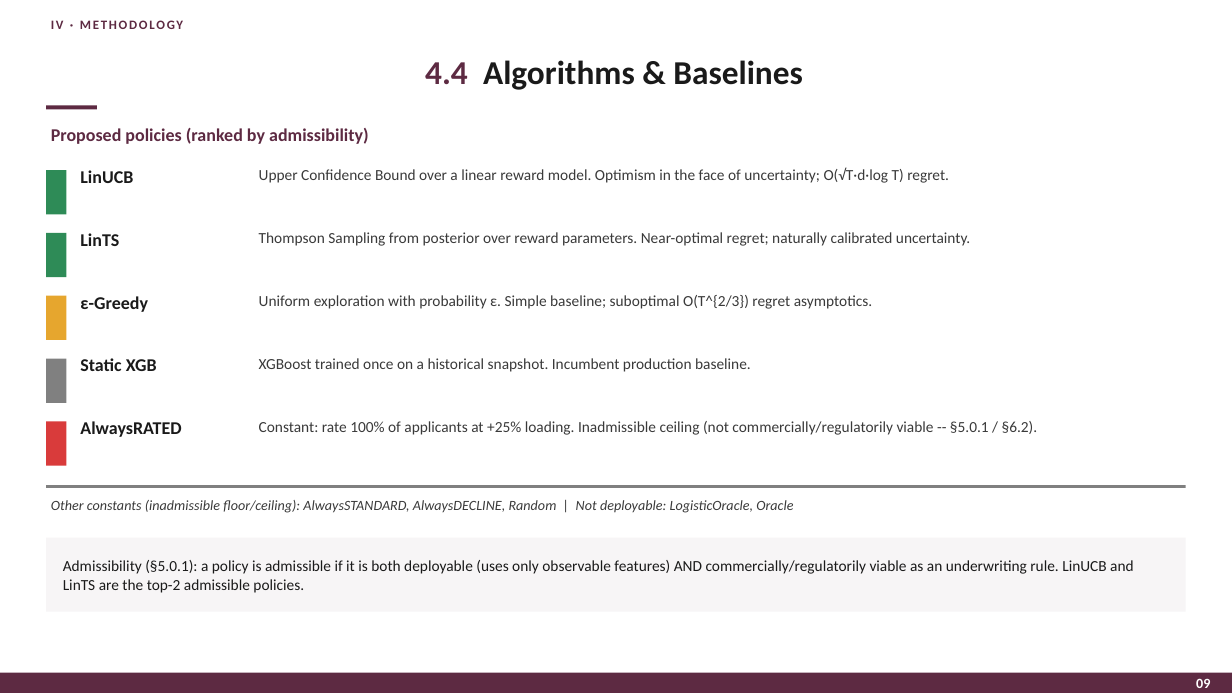
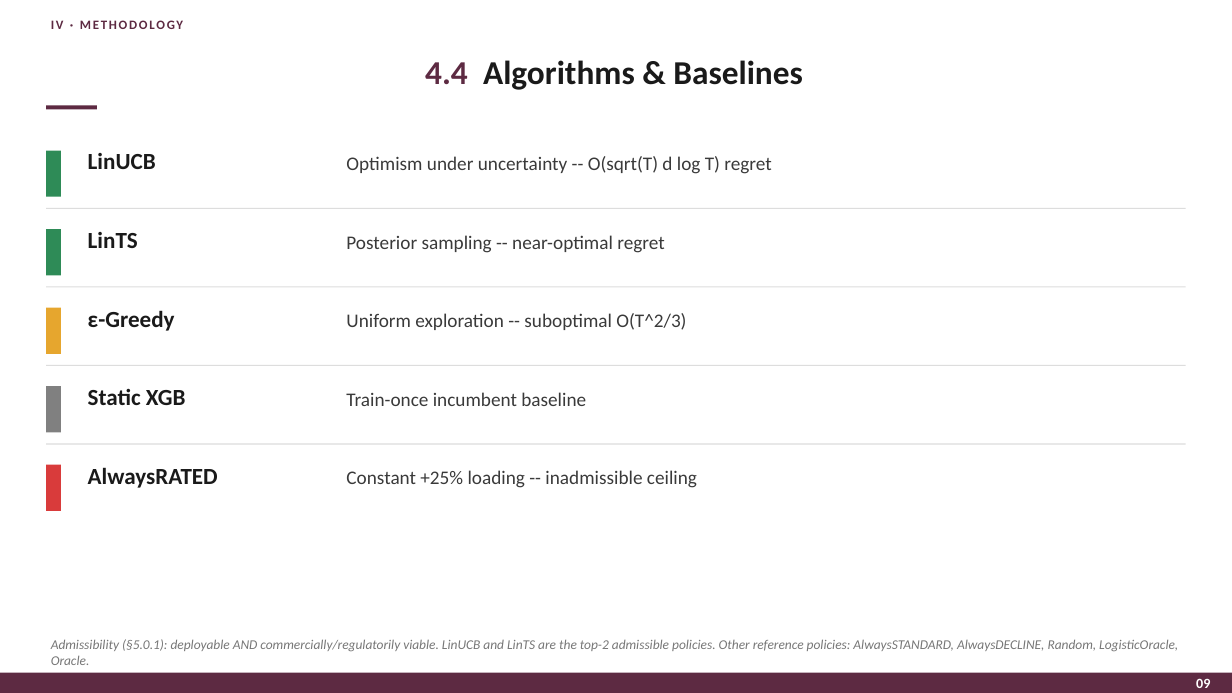
Before and after one commit to PolyTheML/DAC-UW-Thesis, a slide deck: slide 11 of thesis/health_rl/burgundy_defense_presentation.pptx. Drawn at 1232x693 pixels with LibreOffice and Linux fonts; fonts in the diff are those of the drawing. Boxes give left, top, right and bottom in pixels: in the first picture for what was removed or moved away, otherwise in the second. Text is boxed around its words. In the diff, an @@ line names an element or a change of style, - is before the commit and + after.

```diff
--- a/thesis/health_rl/burgundy_defense_presentation.pptx
+++ b/thesis/health_rl/burgundy_defense_presentation.pptx
@@ text removed at box(51, 128, 369, 144) @@
-Proposed policies (ranked by admissibility)
@@ text "LinUCB": place and size @@
-text "LinUCB" at box(80, 170, 133, 183)
+text "LinUCB" at box(88, 153, 156, 169)
@@ rectangle: place and size @@
-rectangle at box(46, 170, 67, 214)
+rectangle at box(46, 151, 61, 197)
@@ text at box(346, 156, 771, 174): text changed; size 12 to 15 pt @@
-Upper Confidence Bound over a linear reward model. Optimism in the face of uncertainty; O(√T·d·log T) regret.
+Optimism under uncertainty -- O(sqrt(T) d log T) regret
@@ rectangle added at box(46, 208, 1186, 209), fill #DDDDDD @@
@@ rectangle: place and size @@
-rectangle at box(46, 233, 67, 277)
+rectangle at box(46, 229, 61, 275)
@@ text "LinTS": place and size @@
-text "LinTS" at box(80, 233, 119, 246)
+text "LinTS" at box(88, 232, 138, 248)
@@ text at box(346, 235, 664, 253): text changed; size 12 to 15 pt @@
-Thompson Sampling from posterior over reward parameters. Near-optimal regret; naturally calibrated uncertainty.
+Posterior sampling -- near-optimal regret
@@ rectangle added at box(46, 287, 1186, 287), fill #DDDDDD @@
@@ rectangle: place and size @@
-rectangle at box(46, 296, 67, 340)
+rectangle at box(46, 308, 61, 354)
@@ text "ε-Greedy": place and size @@
-text "ε-Greedy" at box(80, 296, 148, 312)
+text "ε-Greedy" at box(88, 310, 175, 331)
@@ text at box(346, 313, 686, 330): text changed; size 12 to 15 pt @@
-Uniform exploration with probability ε. Simple baseline; suboptimal O(T^{2/3}) regret asymptotics.
+Uniform exploration -- suboptimal O(T^2/3)
@@ rectangle: place and size @@
-rectangle at box(46, 359, 67, 403)
+rectangle at box(46, 386, 61, 433)
@@ rectangle added at box(46, 365, 1186, 366), fill #DDDDDD @@
@@ text "Static XGB": place and size @@
-text "Static XGB" at box(80, 358, 157, 371)
+text "Static XGB" at box(88, 389, 186, 405)
@@ text at box(346, 392, 586, 406): text changed; size 12 to 15 pt @@
-XGBoost trained once on a historical snapshot. Incumbent production baseline.
+Train-once incumbent baseline
@@ rectangle: place and size @@
-rectangle at box(46, 485, 1186, 488)
+rectangle at box(46, 444, 1186, 445)
@@ rectangle at box(46, 444, 1186, 445): fill #808080 to #DDDDDD @@
@@ text removed at box(259, 421, 1038, 435) @@
-Constant: rate 100% of applicants at +25% loading. Inadmissible ceiling (not commercially/regulatorily viable -- §5.0.1 / §6.2).
@@ rectangle: place and size @@
-rectangle at box(46, 421, 67, 466)
+rectangle at box(46, 465, 61, 511)
@@ size 14 to 18 pt in 5 elements at box(88, 310, 175, 331), box(88, 232, 138, 248), box(88, 389, 186, 405), box(88, 153, 156, 169), box(88, 467, 218, 488) @@
@@ text "AlwaysRATED": place and size @@
-text "AlwaysRATED" at box(80, 421, 181, 437)
+text "AlwaysRATED" at box(88, 467, 218, 488)
@@ text at box(346, 470, 697, 488): text changed; size 11 to 15 pt; italic off @@
-Other constants (inadmissible floor/ceiling): AlwaysSTANDARD, AlwaysDECLINE, Random | Not deployable: LogisticOracle, Oracle
+Constant +25% loading -- inadmissible ceiling
@@ rectangle removed at box(46, 538, 1186, 612) @@
-Admissibility (§5.0.1): a policy is admissible if it is both deployable (uses only observable features) AND commercially/regulatorily viable as an underwriting rule. LinUCB and LinTS are the top-2 admissible policies.
@@ text added at box(51, 639, 1178, 665), 10.5 pt, text #777777, italic @@
+Admissibility (§5.0.1): deployable AND commercially/regulatorily viable. LinUCB and LinTS are the top-2 admissible policies. Other reference policies: AlwaysSTANDARD, AlwaysDECLINE, Random, LogisticOracle, Oracle.
```
Also in this commit, not shown: 4 other slides changed, 1 other file.
